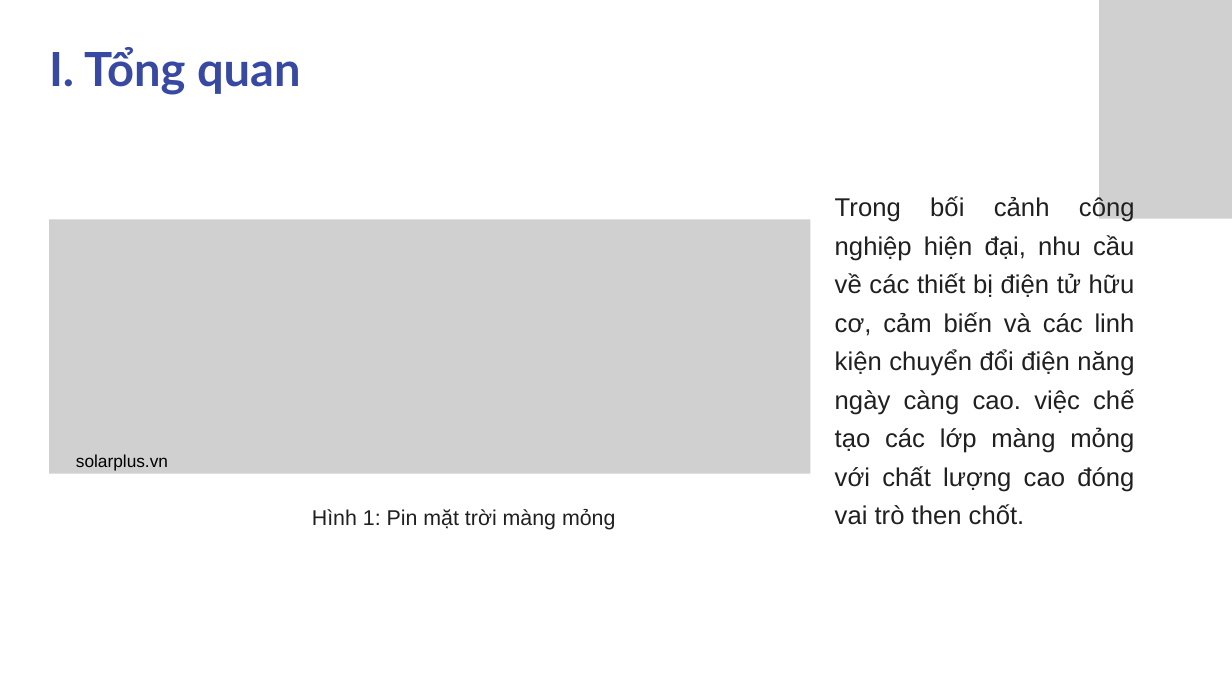
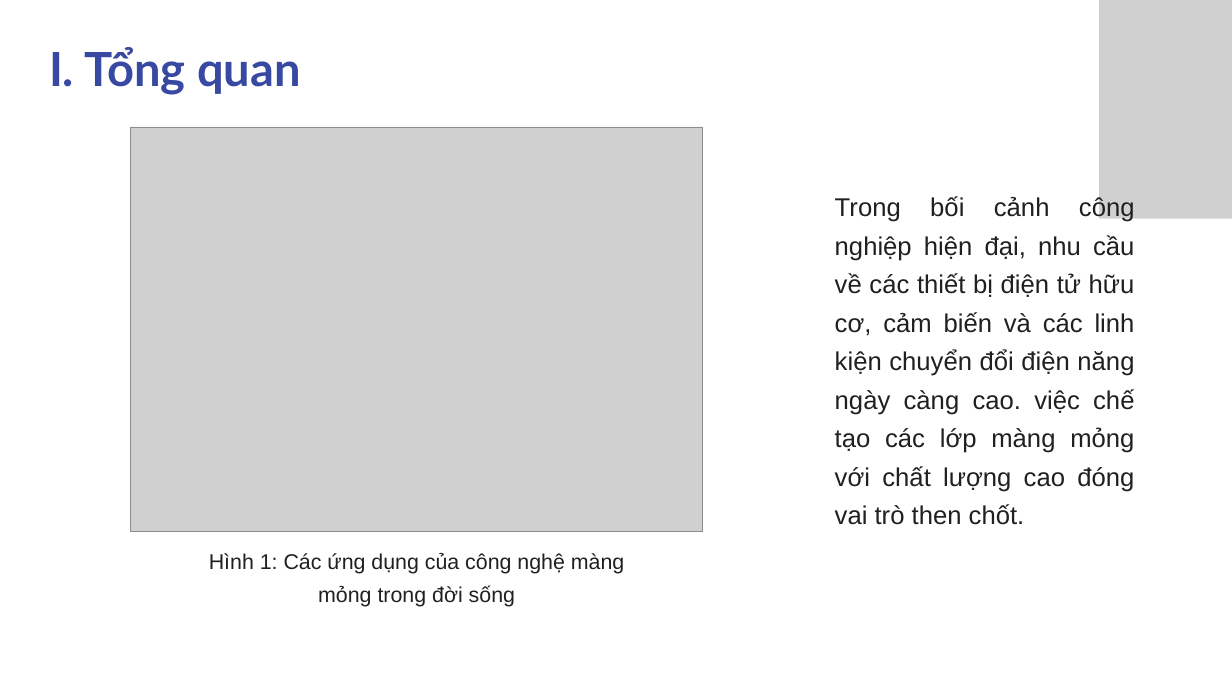
Before and after one commit to sptjerry19/bladecoating, a slide deck: slide 3 of reports/slide/Thiet-ke-Che-tao-May-Trang-Phu-Mang-Mong-ung-dung-trong-linh-kien-chuyen-doi-djien-nang-24032025.pptx. Drawn at 1232x693 pixels with LibreOffice and Linux fonts; fonts in the diff are those of the drawing; grey boxes stand for pictures. Boxes give left, top, right and bottom in pixels: in the first picture for what was removed or moved away, otherwise in the second. Text is boxed around its words. In the diff, an @@ line names an element or a change of style, - is before the commit and + after.

```diff
--- a/reports/slide/Thiet-ke-Che-tao-May-Trang-Phu-Mang-Mong-ung-dung-trong-linh-kien-chuyen-doi-djien-nang-24032025.pptx
+++ b/reports/slide/Thiet-ke-Che-tao-May-Trang-Phu-Mang-Mong-ung-dung-trong-linh-kien-chuyen-doi-djien-nang-24032025.pptx
@@ picture: place and size @@
-picture at bbox=[49, 219, 811, 473]
+picture at bbox=[131, 127, 702, 532]
@@ text added at bbox=[592, 144, 704, 162], 20 pt, text #FFFFFF @@
+nguyendinhthe - voz.vn
@@ text removed at bbox=[76, 454, 168, 471] @@
-solarplus.vn
@@ text at bbox=[209, 553, 624, 607]: text changed @@
-Hình 1: Pin mặt trời màng mỏng
+Hình 1: Các ứng dụng của công nghệ màng mỏng trong đời sống
```
Also in this commit, not shown: 6 other slides changed, 4 slides added, 1 slide removed.
